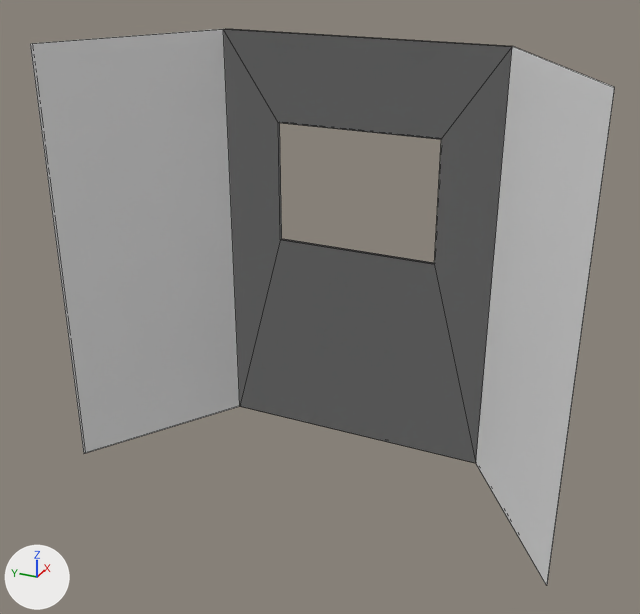
Before and after pictures for a commit that changed the Blender file Assets/Models/Shield/shield.blend.
One viewpoint serves both versions: a 50 mm lens placed at (-4.46, -2.08, 1.53), pointed at (-0.53, -0.32, -0.43). Lighting does not change. The marker at lower left points along +X, +Y and +Z. Mesh edges are drawn as thin lines. Materials are left out; every surface is plain grey.
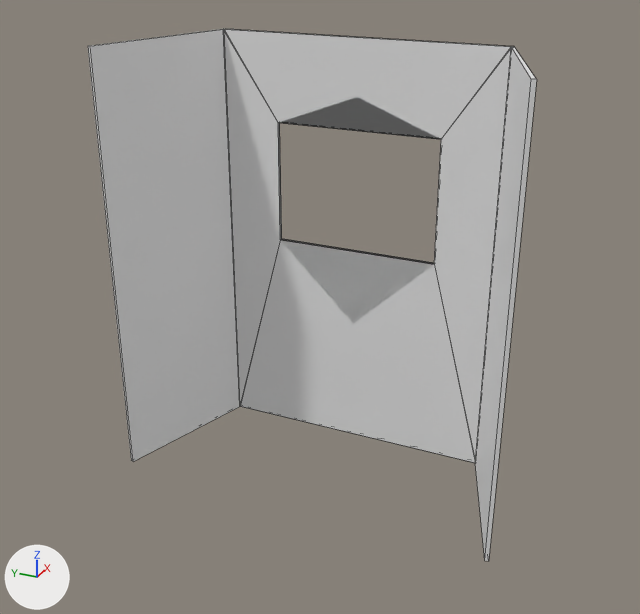
Changed parts and their boxes (x1, y1, x2, y2) in the pictures (640 x 614 px):
'Cube', reshaped (23% narrower)
    before: (30, 29, 615, 585)
    after: (88, 29, 537, 561)

The edits, one by one:
me_cube_006 has 20 vertices, 20 faces and spans x -88.4..1.0, y -1.0..1.7, z -1.0..1.0.
me_cube_006 is used by ob_cube; location (-0.037, -0.315, -0.305); scale (0.01, 0.8, 1.2).
Part 1, on me_cube_006:
Vertex 8 of me_cube_006 moves from (-88.4, 1.7, 1.0) at pixel (30, 43) to (-83.0, 1.3, 1.0) at pixel (90, 46).
Vertex 9 of me_cube_006 moves from (-88.4, 1.7, -1.0) at pixel (83, 453) to (-83.0, 1.3, -1.0) at pixel (133, 461).
Vertex 10 of me_cube_006 moves from (-86.4, 1.7, -1.0) at pixel (85, 452) to (-82.5, 1.4, -1.0) at pixel (131, 460).
Vertex 11 of me_cube_006 moves from (-86.4, 1.7, 1.0) at pixel (32, 43) to (-82.5, 1.4, 1.0) at pixel (87, 45).
Vertex 12 of me_cube_006 moves from (-1.0, 1.0, -1.0) at pixel (239, 406) to (-0.8, 1.0, -1.0) at pixel (240, 406).
Vertex 15 of me_cube_006 moves from (-1.0, 1.0, 1.0) at pixel (223, 29) to (-0.8, 1.0, 1.0) at pixel (224, 29).
Vertex 16 of me_cube_006 moves from (1.0, 1.0, 1.0) at pixel (225, 28) to (0.8, 1.0, 1.0) at pixel (223, 28).
Vertex 17 of me_cube_006 moves from (1.0, 1.0, -1.0) to (0.8, 1.0, -1.0).
